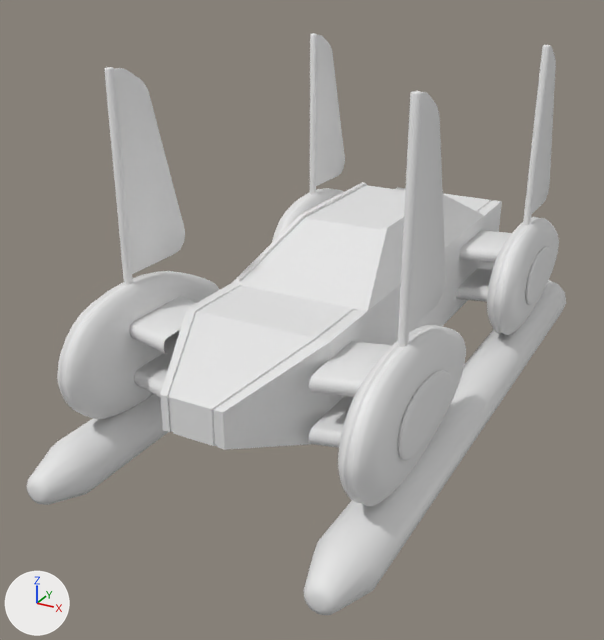
Renders of the FBX model Assets/Art/FBX/ScifiBoot/Scifiboat.fbx from each side of a commit.
Both versions are drawn from a 50 mm camera at (7.26, -16.48, 7.03) aimed at (-0.81, -1.8, -0.3). The axes (+X, +Y, +Z) are drawn at lower left. The lights are the same throughout. The older version comes first. Where no turn or scale is listed for an object, it has been applied to the vertices.

Names of what the first picture shows: 'Boot', 'Drijfgedeelte'.
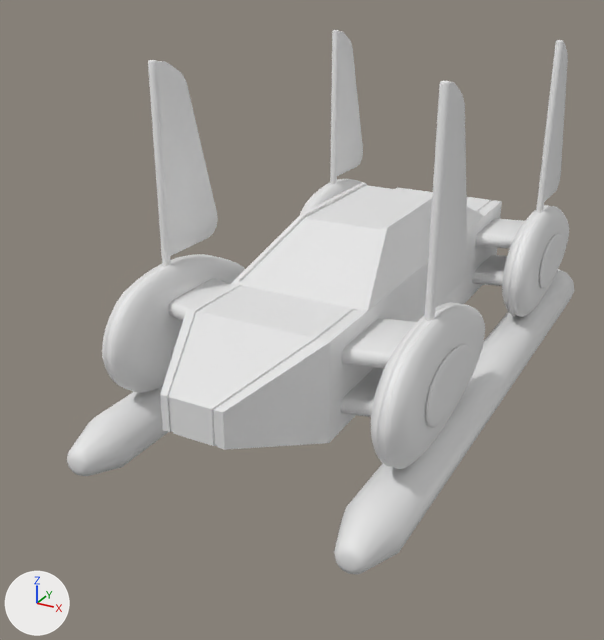
The newer file is also rescaled (x0.0133) as a whole; pictures and numbers use the older file's frame.

The edits, one by one:
Mesh me_cube_001 is new.
It has 5920 vertices, 5816 faces and spans x -3.38..3.38, y -6.92..6.99, z -2.29..5.23.
It uses material mat_drijfgedeelte (white #e7e7e7).
Object 'Drijfgedeelte' (ob_drijfgedeelte) is deleted.
Object 'Boot.001' (ob_boot_001) is new; it shows me_cube_001.
Its location is (0.0, 0.0, 0.0).

Pixel boxes [x1, y1, x2, y2] of what changed, in the pictures (604 x 640 px):
'Drijfgedeelte', deleted: before [27, 33, 566, 615]
'Boot.001', added: after [67, 30, 575, 574]
